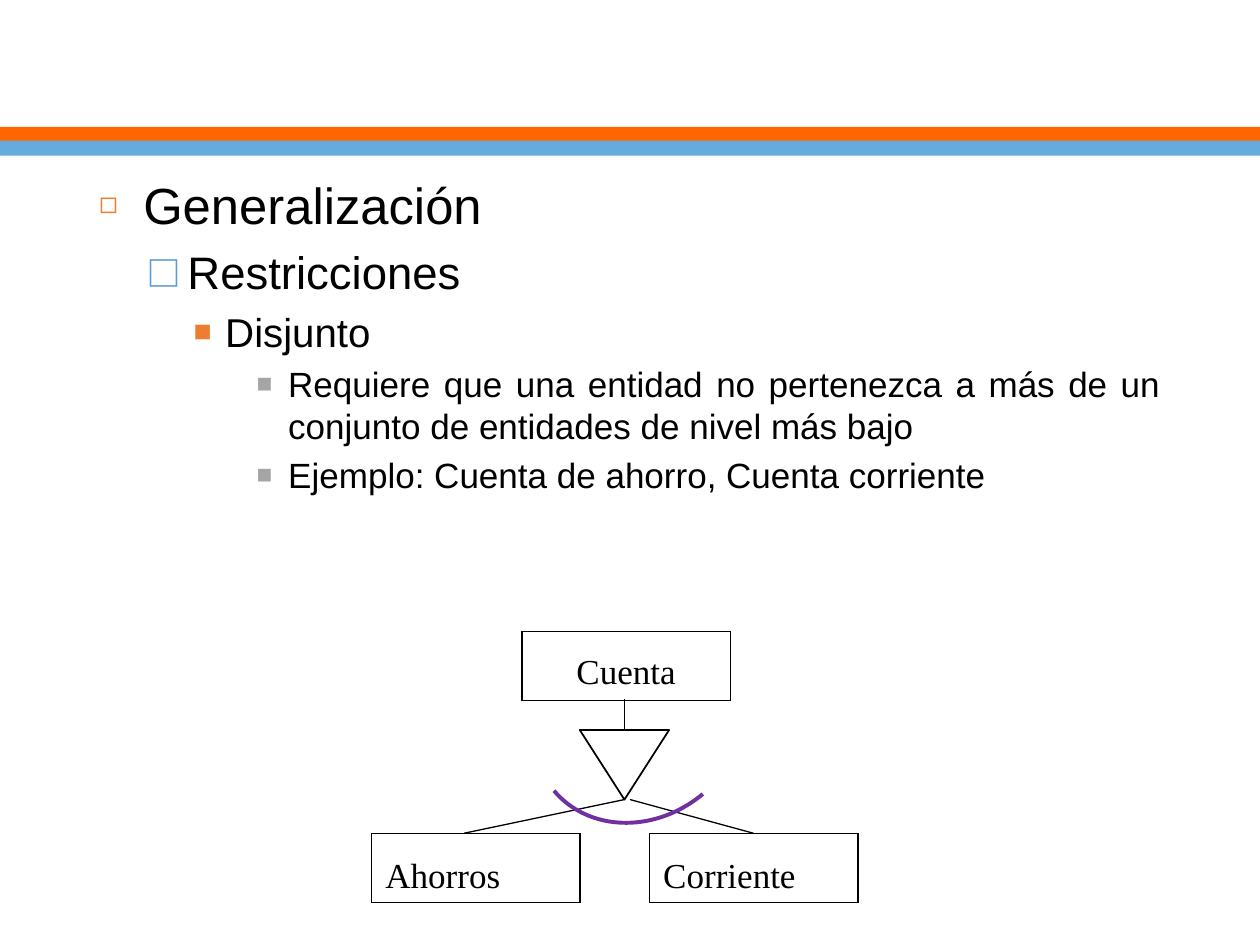
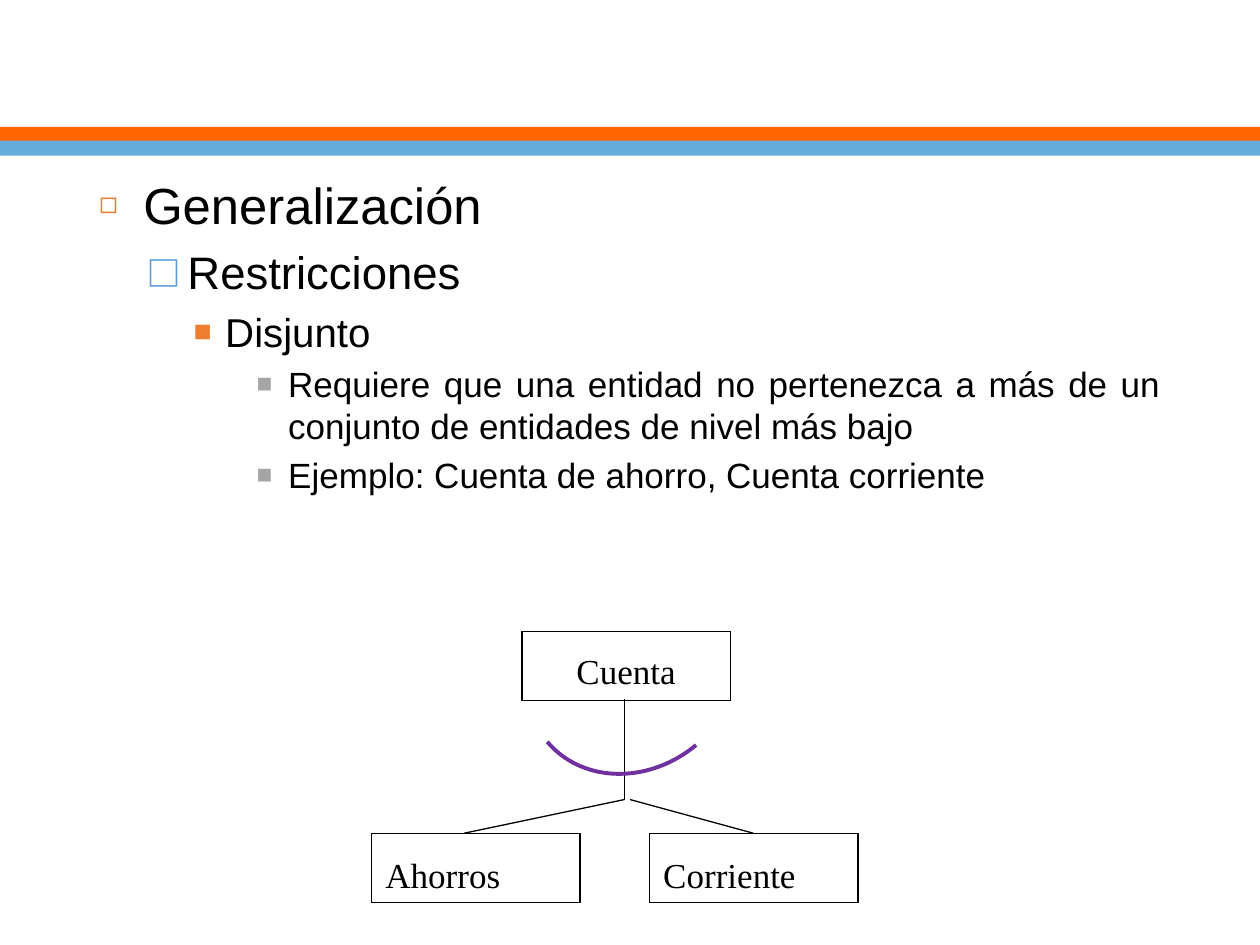
Before and after one commit to ejimenezdelgado/funda_db_miercoles_1_2020_tarde, a slide deck: slide 18 of Clase 3/Clase3.pptx. Drawn at 1260x945 pixels with LibreOffice and Linux fonts; fonts in the diff are those of the drawing; background and template pictures are left out. Boxes give left, top, right and bottom in pixels: in the first picture for what was removed or moved away, otherwise in the second. Text is boxed around its words. In the diff, an @@ line names an element or a change of style, - is before the commit and + after.

```diff
--- a/Clase 3/Clase3.pptx
+++ b/Clase 3/Clase3.pptx
@@ arc (boxed as its full ellipse): place and size @@
-arc (boxed as its full ellipse) at [491,572,789,867]
+arc (boxed as its full ellipse) at [485,523,783,818]
@@ line moved from (625, 699) - (625, 730) to (625, 699) - (625, 800) @@
@@ triangle removed at [580,730,669,799] @@
```
Also in this commit, not shown: 6 other slides changed, 6 other files.
